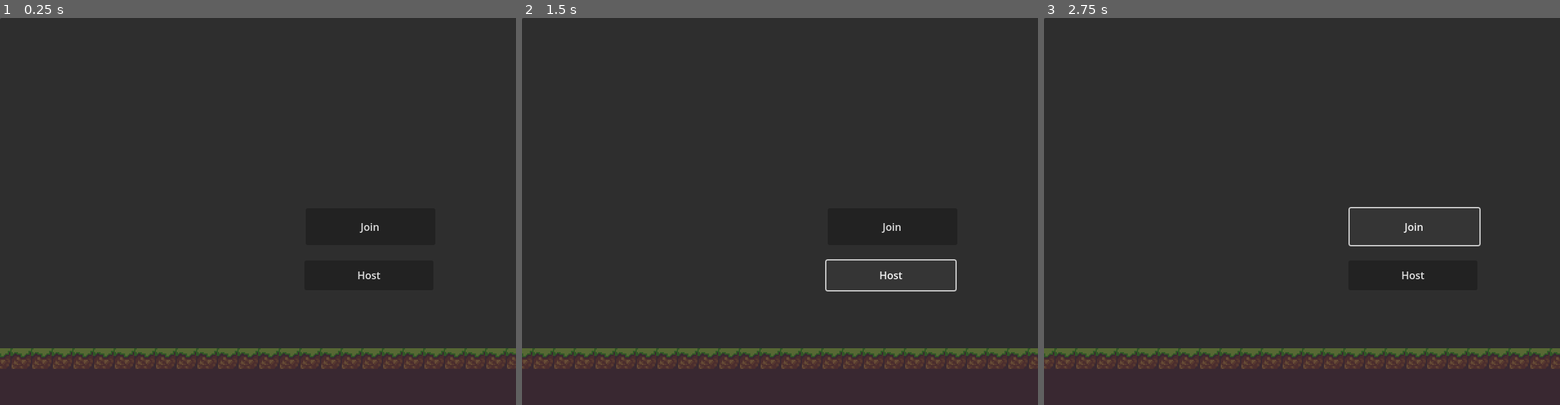
Above: before the commit, frames 1-3 (left to right).
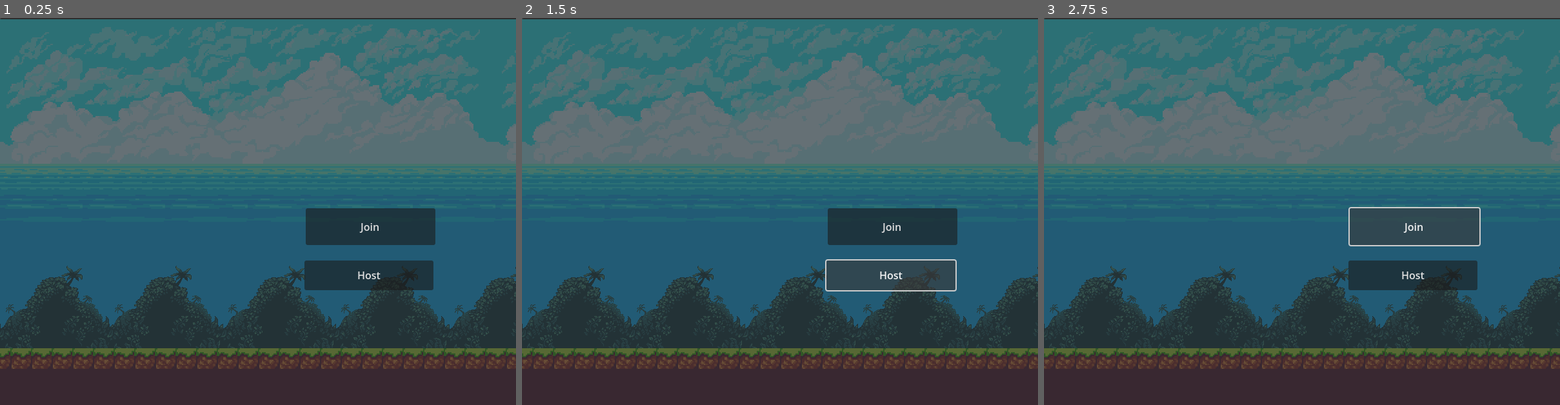
Above: after the commit, the same moments.

Repository: TarikPonciano/platformer-multiplayer-tarde
Game: Godot game, scene res://game.tscn
The game is run twice, just before and just after one commit, with the same random seed, the same clock (stepped at 60 frames per second) and the same inputs.
Inputs:
- Up to frame 1 (0.25 s): no input
- Up to frame 2 (1.5 s): tap Enter (ui_accept) at 0.5, 0.77 s; hold Right (ui_right) 0.53-1.25 s; tap Z (shoot) at 0.6 s; click "Host" at 1.25 s
- Up to frame 3 (2.75 s): click "Join" at 2 s

The runs differ from the first frame. In frame 1, 73% of the frame differs, in the area x 0-100%, y 0-86%; in frame 2, 73%; in frame 3, 73%.

Commit message:
Fundo com Parallax

Diff:
--- a/game.tscn
+++ b/game.tscn
@@ -1,9 +1,10 @@
-[gd_scene load_steps=7 format=4 uid="uid://j2ohjfjptp"]
+[gd_scene load_steps=8 format=4 uid="uid://j2ohjfjptp"]
 
 [ext_resource type="Texture2D" uid="uid://c8031x3ikoaox" path="res://Recursos/Terrenos/Terreno-Padrao-Tileset.png" id="1_8fxhl"]
 [ext_resource type="Script" path="res://game.gd" id="1_alalp"]
 [ext_resource type="PackedScene" uid="uid://b5ctpoowxjkij" path="res://projetil_jogador.tscn" id="2_0vjae"]
 [ext_resource type="PackedScene" uid="uid://vdfcj7oq0apb" path="res://player.tscn" id="3_awnf1"]
+[ext_resource type="PackedScene" uid="uid://du6kc0hkhdrb1" path="res://parallax_background.tscn" id="4_77y8v"]
 
 [sub_resource type="TileSetAtlasSource" id="TileSetAtlasSource_rbdl1"]
 texture = ExtResource("1_8fxhl")
@@ -157,6 +158,8 @@
 metadata/_edit_vertical_guides_ = [-686.0, 1646.0]
 metadata/_edit_horizontal_guides_ = [700.0]
 
+[node name="ParallaxBackground" parent="." instance=ExtResource("4_77y8v")]
+
 [node name="TileMapLayer" type="TileMapLayer" parent="."]
 position = Vector2(-656, -608)
 scale = Vector2(2, 2)
--- /dev/null
+++ b/parallax_background.tscn
@@ -0,0 +1,39 @@
+[gd_scene load_steps=3 format=3 uid="uid://du6kc0hkhdrb1"]
+
+[ext_resource type="Texture2D" uid="uid://d13fu3nmjsm8m" path="res://Recursos/BG/back.png" id="1_cgkgc"]
+[ext_resource type="Texture2D" uid="uid://7pe6gsdntmsv" path="res://Recursos/BG/middle.png" id="2_t2x5f"]
+
+[node name="ParallaxBackground" type="ParallaxBackground"]
+metadata/_edit_vertical_guides_ = [769.0, 872.0]
+
+[node name="Ceu" type="ParallaxLayer" parent="."]
+motion_scale = Vector2(0.5, 0.5)
+motion_mirroring = Vector2(768, 0)
+
+[node name="Back" type="Sprite2D" parent="Ceu"]
+position = Vector2(384, 242)
+scale = Vector2(2, 2)
+texture = ExtResource("1_cgkgc")
+
+[node name="Montanhas" type="ParallaxLayer" parent="."]
+motion_mirroring = Vector2(872, 0)
+
+[node name="Middle" type="Sprite2D" parent="Montanhas"]
+position = Vector2(88, 568)
+texture = ExtResource("2_t2x5f")
+
+[node name="Middle2" type="Sprite2D" parent="Montanhas"]
+position = Vector2(257, 568)
+texture = ExtResource("2_t2x5f")
+
+[node name="Middle3" type="Sprite2D" parent="Montanhas"]
+position = Vector2(433, 568)
+texture = ExtResource("2_t2x5f")
+
+[node name="Middle4" type="Sprite2D" parent="Montanhas"]
+position = Vector2(608, 568)
+texture = ExtResource("2_t2x5f")
+
+[node name="Middle5" type="Sprite2D" parent="Montanhas"]
+position = Vector2(784, 569)
+texture = ExtResource("2_t2x5f")
Binary file added: Recursos/BG/back.png
Not shown, added: Recursos/BG/back.png.import
Binary file added: Recursos/BG/middle.png
Not shown, added: Recursos/BG/middle.png.import
